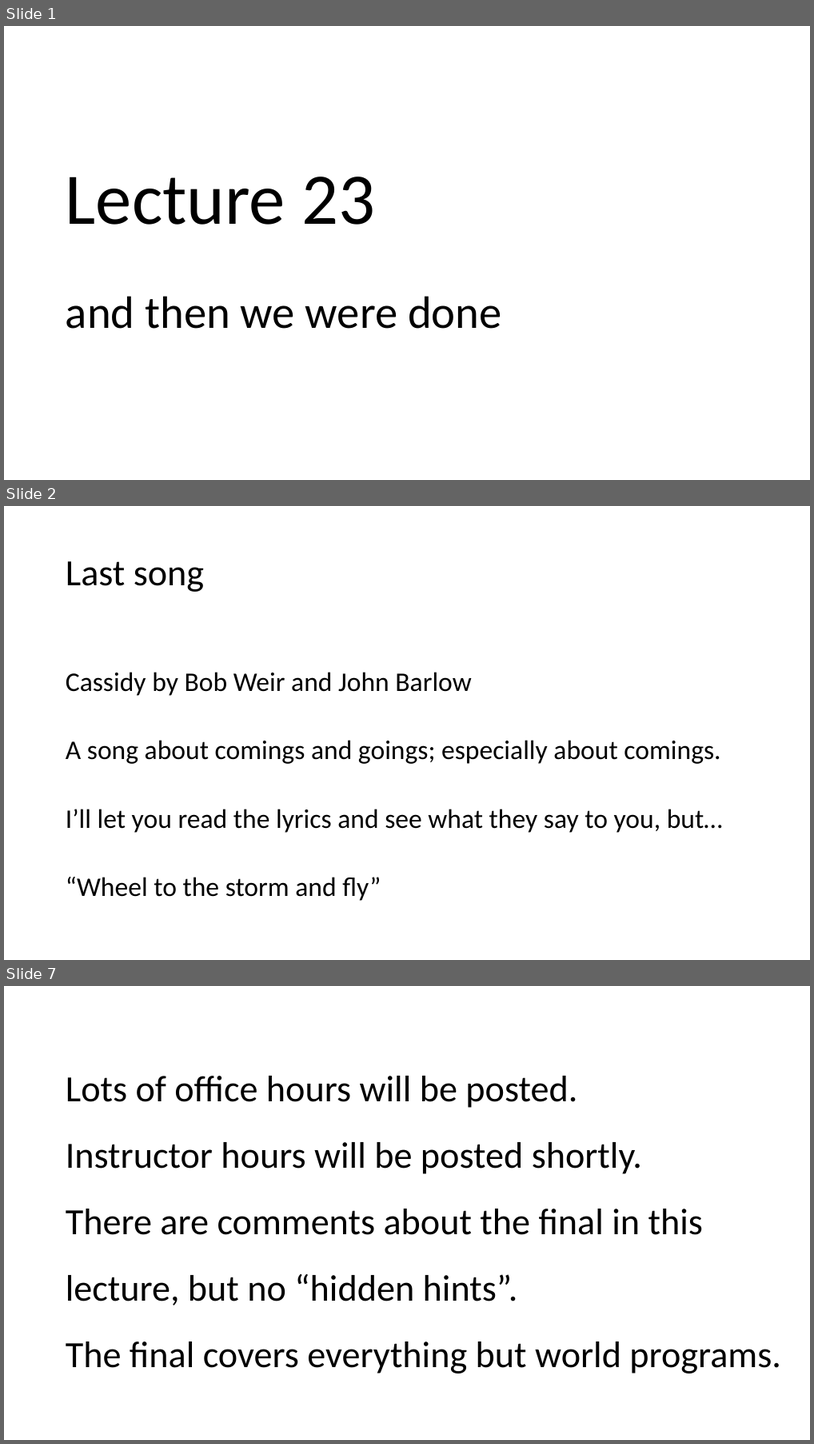
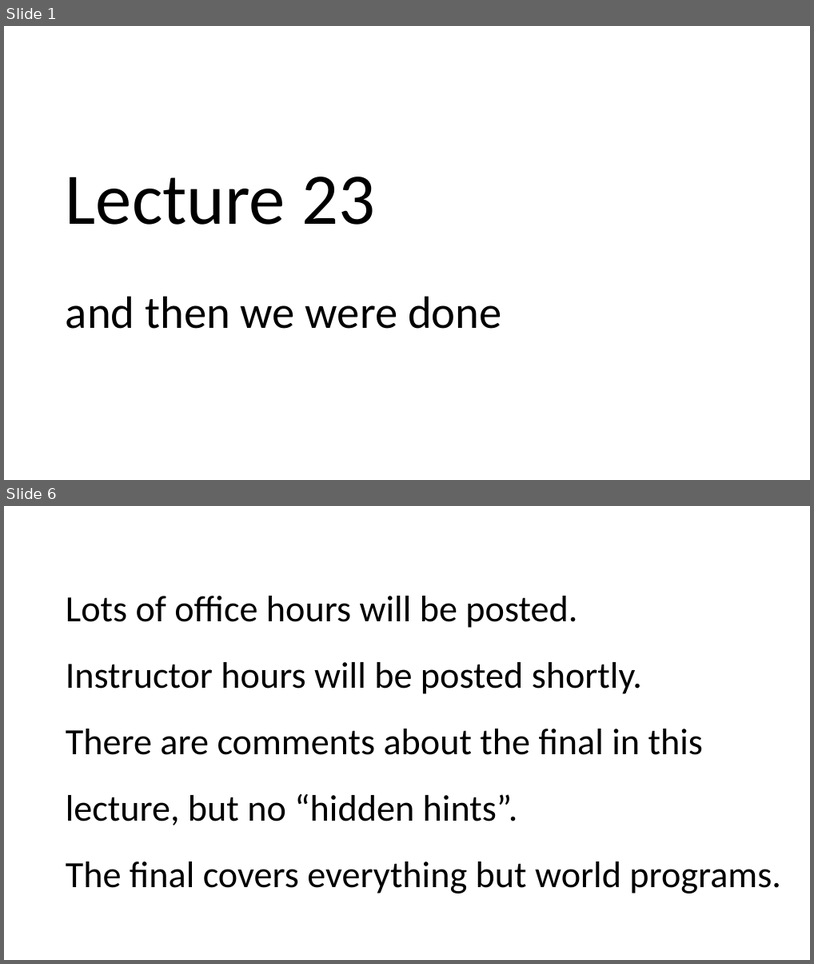
Before and after one commit to GregorKiczales/spd-materials, a slide deck: instructor/l23/lec23-wrap.pptx. Shown one above the other, each under a label of ours: slides 1, 2 and 7 before the commit, slides 1 and 6 after it; the slides between them are not shown. The pictures are 814x1444 and 814x964 pixels, drawn with LibreOffice and Linux fonts; fonts in the diff are those of the drawing. Boxes give left, top, right and bottom in pixels: in the first picture for what was removed or moved away, otherwise in the second. Text is boxed around its words. In the diff, an @@ line names an element or a change of style, - is before the commit and + after.

```diff
--- a/instructor/l23/lec23-wrap.pptx
+++ b/instructor/l23/lec23-wrap.pptx
@@ slide 2 removed at (x1=4, y1=506, x2=810, y2=960), background #FFFFFF @@
@@ title removed at (x1=66, y1=561, x2=204, y2=592) @@
-Last song
@@ text removed at (x1=66, y1=672, x2=723, y2=900) @@
-Cassidy by Bob Weir and John Barlow
-A song about comings and goings; especially about comings.
-I’ll let you read the lyrics and see what they say to you, but…
-“Wheel to the storm and fly”
@@ what was slide 7 is now slide 6 @@
```
Also in this commit, not shown: 14 slides changed, 6 slides added, 1 other slide removed, 1 other file.
